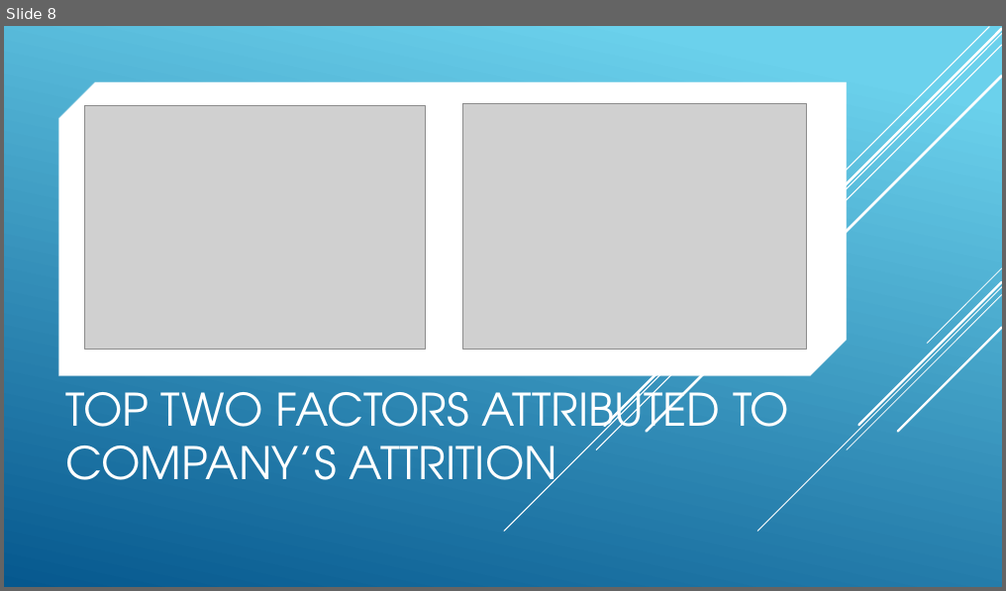
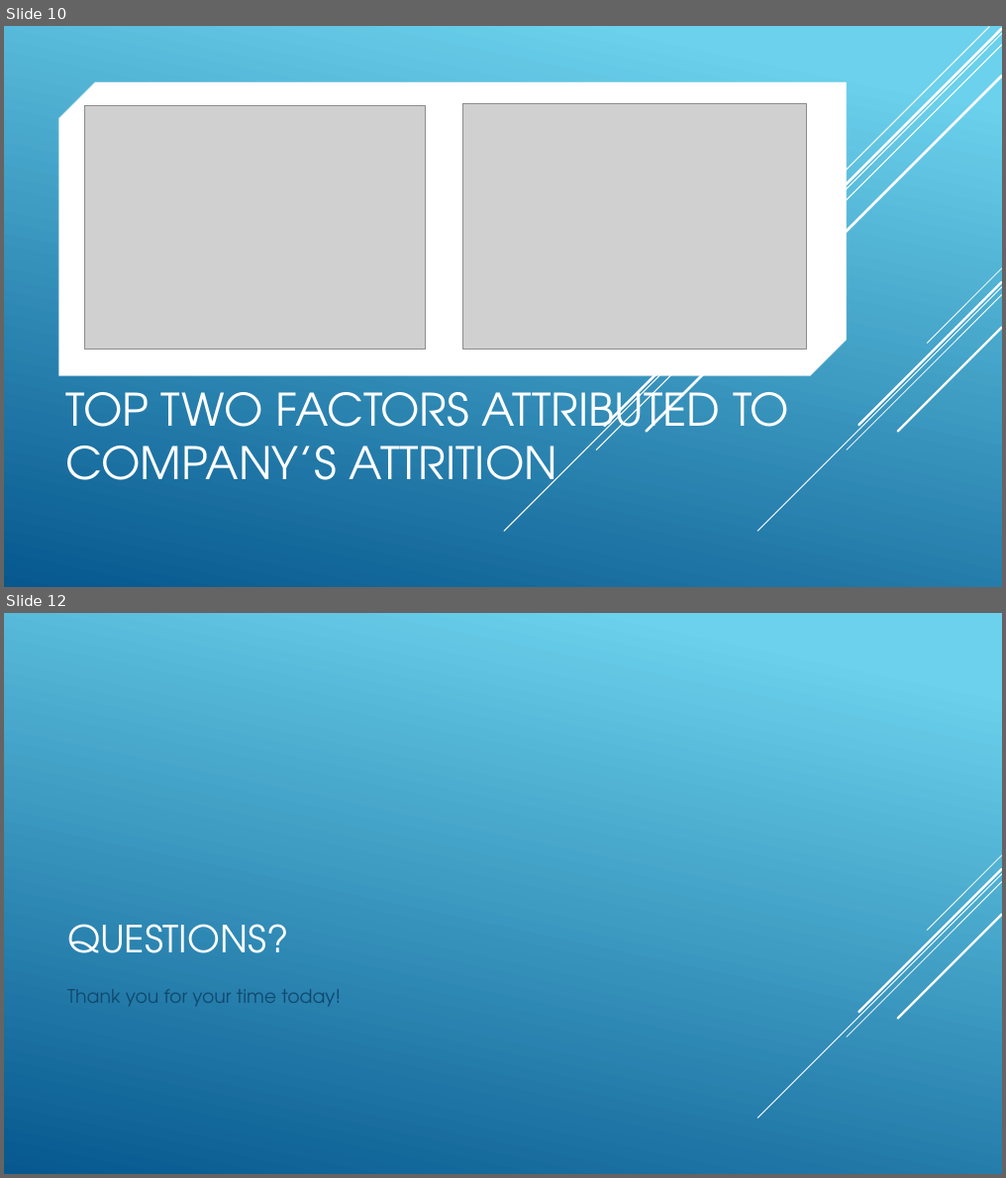
Before and after one commit to R-Chandna/MSDS6306_CaseStudy_2, a slide deck: Attrition_Case_Study_2_pptx_TAJAR_IP.pptx. Shown one above the other, each under a label of ours: slide 8 before the commit, slides 10 and 12 after it; the slides between them are not shown. The pictures are 1006x591 and 1006x1178 pixels, drawn with LibreOffice and Linux fonts; fonts in the diff are those of the drawing; grey boxes stand for pictures. Boxes give left, top, right and bottom in pixels: in the first picture for what was removed or moved away, otherwise in the second. Text is boxed around its words. In the diff, an @@ line names an element or a change of style, - is before the commit and + after.

```diff
--- a/Attrition_Case_Study_2_pptx_TAJAR_IP.pptx
+++ b/Attrition_Case_Study_2_pptx_TAJAR_IP.pptx
@@ slide 12 added at [4, 613, 1002, 1174], background gradient #6ED2EB to #06588E @@
@@ title added at [67, 924, 288, 954], 36 pt, text #FFFFFF @@
+QUESTIONS?
@@ group added at [757, 856, 1002, 1118]: 5 lines @@
@@ text added at [67, 989, 341, 1006], 18 pt, text #0F496F @@
+Thank you for your time today!
@@ what was slide 8 is now slide 10 @@
```
Also in this commit, not shown: 3 other slides added.
